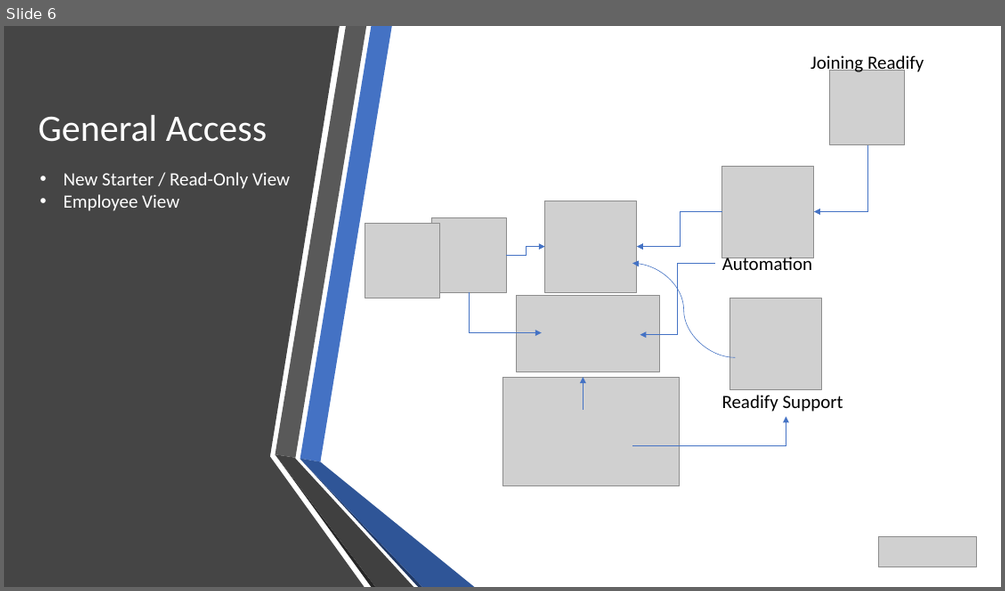
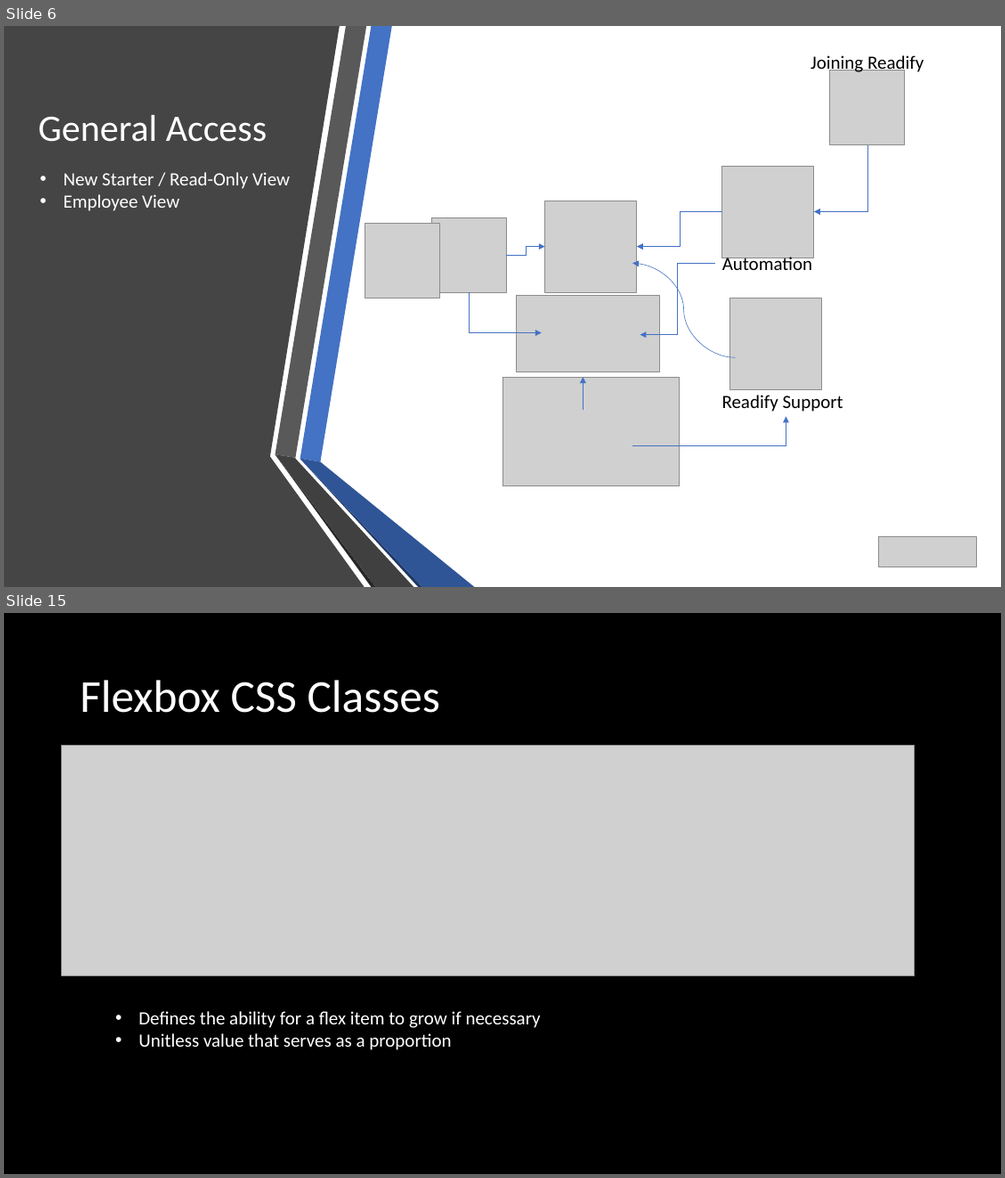
Before and after one commit to mehdikhaleghian/StudyNotes, a slide deck: OnboardEasy.pptx. Shown one above the other, each under a label of ours: slide 6 before the commit, slides 6 and 15 after it; the slides between them are not shown. The pictures are 1005x591 and 1005x1178 pixels, drawn with LibreOffice and Linux fonts; fonts in the diff are those of the drawing; grey boxes stand for pictures. Boxes give left, top, right and bottom in pixels: in the first picture for what was removed or moved away, otherwise in the second. Text is boxed around its words. In the diff, an @@ line names an element or a change of style, - is before the commit and + after.

```diff
--- a/OnboardEasy.pptx
+++ b/OnboardEasy.pptx
@@ slide 15 added at box(4, 613, 1001, 1174), background #000000 @@
@@ title added at box(80, 680, 440, 713), 44 pt, text #FFFFFF @@
+Flexbox CSS Classes
@@ picture added at box(62, 746, 914, 976) @@
@@ text added at box(138, 1011, 541, 1050), 18 pt, text #FFFFFF @@
+• Defines the ability for a flex item to grow if necessary
+• Unitless value that serves as a proportion
```
Also in this commit, not shown: 3 slides changed, 9 other slides added, 5 other files.
